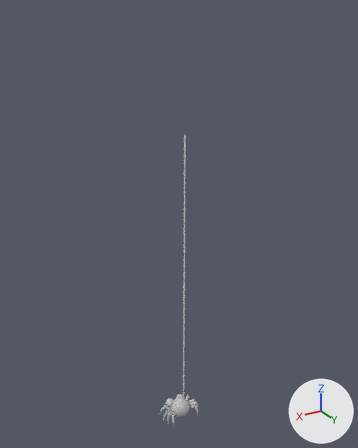
A saved change to the FBX model Models/Spider/SpiderGrounding.fbx.
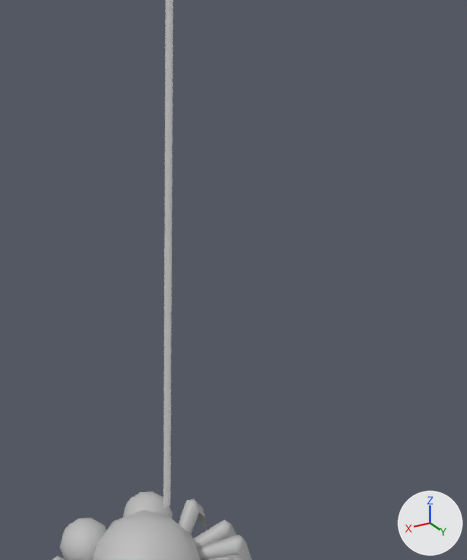
The first picture shows the older version from a 50 mm lens placed at (0.205, 0.341, 0.385), pointed at (-0.005, -0.008, 0.21). The close-ups show the older and then the newer version on the part from 43% to 66% of the width and 69% to 91% of the height of that picture. Only the edits that show in the close-ups are written down. The axes (+X, +Y, +Z) are drawn at lower right. The lights are the same throughout. Where no turn or scale is listed for an object, it has been applied to the vertices.

Script lines for the objects in view, before the commit:
```python
me_mesh = bpy.data.meshes.new('Mesh')
me_mesh.from_pydata(...)  # 262 vertices, 412 faces; spans x -0.0198..0.0198, y -0.0137..0.0137, z -0.0001..0.02
me_mesh.materials.append(mat_spider)  # grey #bcbcbc
me_mesh_001 = bpy.data.meshes.new('Mesh.001')
me_mesh_001.from_pydata(...)  # 15 vertices, 12 faces; spans x -0.001..0.001, y -0.001..0.001, z -0.133..0.133
me_mesh_001.materials.append(mat_pasted__pasted__phong32)  # white #ffffff
ob_spider = bpy.data.objects.new('Spider', me_mesh)
ob_spider.location = (0.0, 0.0, 0.0)
ob_spider_web1 = bpy.data.objects.new('spider_web1', me_mesh_001)
ob_spider_web1.location = (0.0, 0.0081, 0.1622)
```
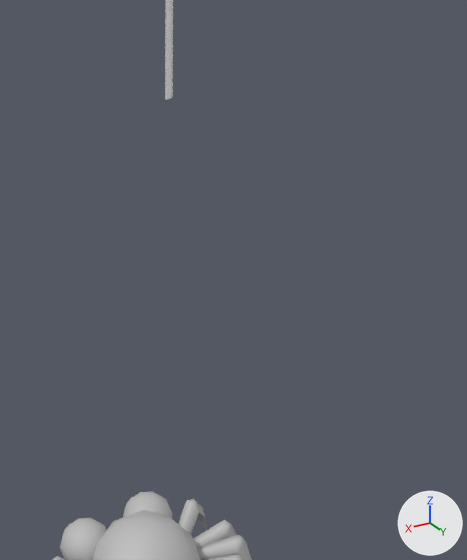
The change, as a list of edits to the scene's bpy script:
```text
Change ob_spider_web1:
    ob_spider_web1.location: (0.0, 0.0081, 0.1622) -> (0.0, 0.0081, 0.2454)
```

Boxes [x1, y1, x2, y2] around the edits, measured in the close-ups (467 x 560 px):
'spider_web1', moved: before [163, 0, 173, 508]; after [165, 0, 173, 100]
